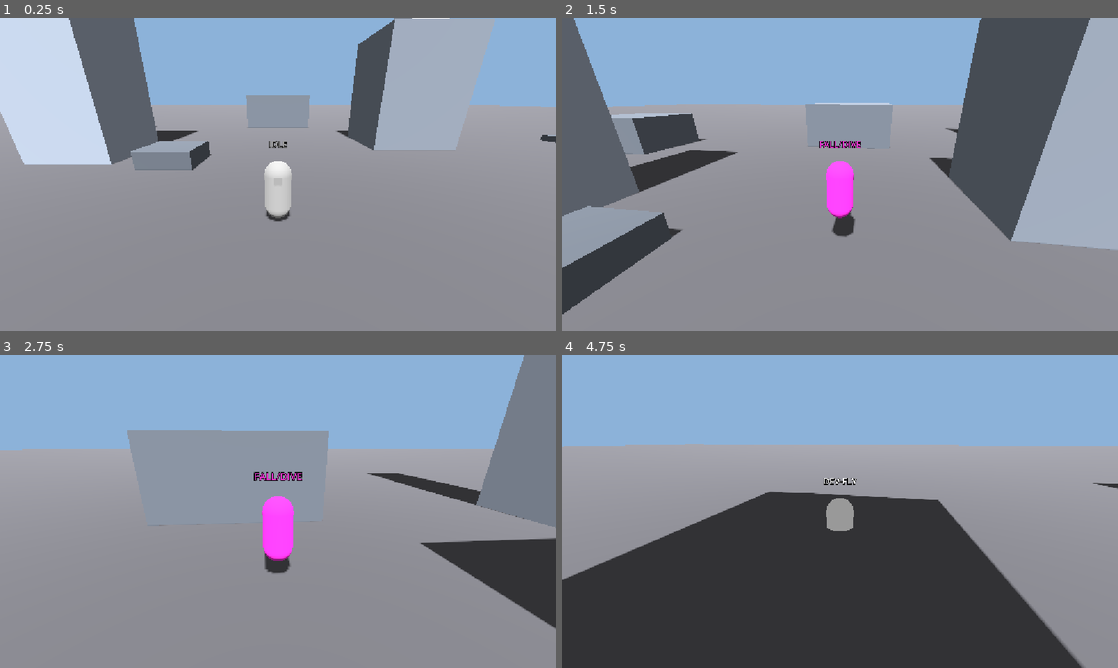
Above: before the commit, frames 1-4 (two rows, left to right).
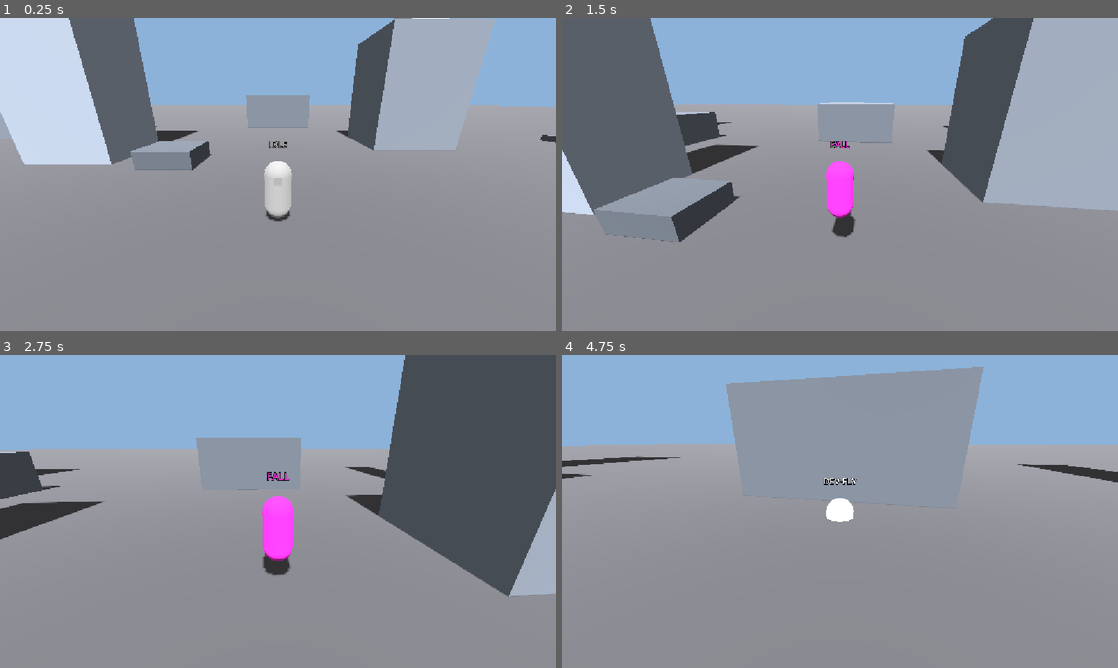
Above: after the commit, the same moments.

Repository: chesta132/spider-physics
Game: Godot game, scene res://scenes/main.tscn
Same seed, same stepped clock (60 frames per second), same inputs: the game is played once before the commit and once after it.
Inputs (mouse positions are in pixels of both pictures, inside the frame that each line leads up to):
- Up to frame 1 (0.25 s): no input
- Up to frame 2 (1.5 s): tap Enter at 0.5 s; move the mouse to (867, 174) at 0.52 s; hold Shift (fast_dive) 0.53-1.28 s; hold W (move_forward) from 0.53 s (still down); click (867, 174) at 0.67 s; tap Space (jump) at 0.77, 0.8, 1.07, 1.35 s; move the mouse to (812, 174) at 1.27 s
- Up to frame 3 (2.75 s): keep holding W (move_forward); tap Space (jump) at 1.52, 1.82, 2.3 s; tap Shift (fast_dive) at 1.55 s; move the mouse to (289, 505) at 2.02 s; hold Mouse wheel up (cam_zoom_in) from 2.03 s (still down)
- Up to frame 4 (4.75 s): keep holding W (move_forward); move the mouse to (834, 517) at 2.77 s; release Mouse wheel up (cam_zoom_in) at 2.78 s; tap Mouse wheel down (cam_zoom_out) at 2.85 s; click (834, 517) at 2.92 s; tap Space (jump) at 3.02, 3.32, 3.77, 3.8, 4.07, 4.52 s; tap Shift (fast_dive) at 3.05, 4.55 s; move the mouse to (878, 514) at 3.52 s; hold Shift (fast_dive) 3.53-4.28 s; tap F4 (debug_fly) at 4.15 s; move the mouse to (795, 508) at 4.27 s; click (795, 508) at 4.35 s

The runs differ from the first frame. In frame 2, 21% of the frame differs, in the area x 0-100%, y 0-95%; in frame 3, 26%; in frame 4, 52%, in the area x 0-100%, y 3-100%.

Commit message:
Step 2 complete: super jump, normal/fast dive, and landing state

Diff:
--- a/scripts/main.gd
+++ b/scripts/main.gd
@@ -11,6 +11,7 @@
 	[-6, 6, 3, 1.0, 3],
 	[-20, -8, 6, 3, 6],
 	[26, 4, 4, 0.5, 10],
+	[-30, 0, 8, 40, 8],  # tall platform for high super-jump dives (Step 2)
 ]
 
 
--- a/scripts/physics_hud.gd
+++ b/scripts/physics_hud.gd
@@ -79,22 +79,24 @@
 	var a: Vector3 = _p.accel
 	var r: Vector3 = _p.global_position
 	var m := CTRL.MASS
+	var ke := 0.5 * m * v.length_squared()
+	var ug := m * CTRL.G * r.y
 	var lines := PackedStringArray()
 	lines.append("PHYSICS [F3]   state: %s" % CTRL.STATE_NAMES[_p.state])
 	lines.append("Position r = (%.2f, %.2f, %.2f) m" % [r.x, r.y, r.z])
 	lines.append("Velocity v = (%.2f, %.2f, %.2f) m/s   |v| = %.2f m/s" % [v.x, v.y, v.z, v.length()])
 	lines.append("Acceleration a = (%.2f, %.2f, %.2f) m/s^2" % [a.x, a.y, a.z])
 	lines.append("Momentum p = m v = (%.0f, %.0f, %.0f) kg m/s" % [m * v.x, m * v.y, m * v.z])
-	lines.append("Kinetic K = %.0f J   Gravitational U = %.0f J (ref y=0)" % [0.5 * m * v.length_squared(), m * CTRL.G * r.y])
-	lines.append("Forces: F_g %.0f N  F_N %.0f N  F_app %.0f N  F_d %.0f N" % [_p.f_g.length(), _p.f_n.length(), _p.f_app.length(), _p.f_d.length()])
-	lines.append("Net sum F = %.0f N   |a| = %.2f m/s^2" % [_p.net.length(), a.length()])
-	lines.append("Last jump impulse J = %.0f N s" % _p.last_impulse.length())
+	lines.append("Energy K = %.0f J   U = %.0f J   E = K+U = %.0f J   lost to drag = %.0f J" % [ke, ug, ke + ug, _p.drag_loss])
+	lines.append("Forces: F_g %.0f  F_N %.0f  F_app %.0f  F_d %.0f  net %.0f N" % [_p.f_g.length(), _p.f_n.length(), _p.f_app.length(), _p.f_d.length(), _p.net.length()])
+	lines.append("Last event: %s   J = %.0f N s   peak F_N = %.0f N" % [_p.last_event, _p.last_impulse.length(), _p.peak_fn])
 	lines.append("Circular motion a_c = v^2/r: dormant (swing not built yet)")
 	if DEV:
 		var col := "none"
 		if _p.get_slide_collision_count() > 0:
 			col = str(_p.get_slide_collision(0).get_normal().snapped(Vector3.ONE * 0.01))
-		lines.append("DEV grounded=%s airborne=%s fly=%s sprint=%s" % [_p.grounded, not _p.grounded, _p.fly, _p.sprint])
+		lines.append("DEV grounded=%s airborne=%s fly=%s sprint=%s charging=%s" % [_p.grounded, not _p.grounded, _p.fly, _p.sprint, _p.charging])
+		lines.append("DEV diving=%s fast=%s air_peak=%.2f m landing=%s" % [_p.diving, _p.fast, _p.air_peak, _p.landing])
 		lines.append("DEV collision normal: %s   floor normal: %s" % [col, _p.get_floor_normal().snapped(Vector3.ONE * 0.01)])
 		lines.append("DEV FPS %d   physics %d tick/s   frame %d" % [Engine.get_frames_per_second(), Engine.physics_ticks_per_second, Engine.get_physics_frames()])
 	_text.text = "\n".join(lines)
--- a/scripts/player_controller.gd
+++ b/scripts/player_controller.gd
@@ -1,24 +1,38 @@
 extends CharacterBody3D
-## Physics movement controller (Step 1: idle, walk, run, jump, fall, dev fly).
-## Each step sums explicit forces, integrates velocity, then move_and_slide resolves contacts.
-## Child "Visual" is cosmetic only. Its "Body" mesh is recolored per state. Swap the rigged model in later.
-
-enum State { IDLE, WALK, RUN, JUMP, FALL, FLY }
-const STATE_NAMES := ["IDLE", "WALK", "RUN", "JUMP", "FALL/DIVE", "DEV-FLY"]
+## Physics movement controller.
+## Step 1: idle, walk, run, jump, fall, dev fly. Step 2: charged super jump, dive and fast dive,
+## and a Landing state after heavy drops. Each step sums explicit forces, integrates velocity, then
+## move_and_slide resolves contacts. Godot's solver owns the touchdown; this script only reads it.
+## Child "Visual" is cosmetic only; its "Body" mesh is recolored per state.
+
+enum State { IDLE, WALK, RUN, JUMP, FALL, FLY, CHARGE, SUPER, DIVE, FAST_DIVE, LAND }
+const STATE_NAMES := ["IDLE", "WALK", "RUN", "JUMP", "FALL", "DEV-FLY", "CHARGE", "SUPER JUMP", "DIVE", "FAST DIVE", "LAND"]
 const STATE_COLORS := [
 	Color(0.6, 0.6, 0.6), Color(0.2, 0.8, 0.3), Color(1.0, 0.55, 0.0),
 	Color(0.2, 0.8, 1.0), Color(0.9, 0.2, 0.8), Color(1.0, 1.0, 1.0),
+	Color(1.0, 0.9, 0.1), Color(0.6, 0.1, 1.0), Color(0.1, 0.3, 1.0),
+	Color(1.0, 0.1, 0.1), Color(0.5, 0.3, 0.1),
 ]
 
 const MASS := 70.0           # kg
 const G := 9.8               # m/s^2
 const WALK_SPEED := 5.0      # m/s
 const RUN_SPEED := 9.0       # m/s
-const MU_GRIP := 6.5         # ground grip coefficient (game tuning, not rubber-on-concrete). Caps traction.
-const GRIP_ACCEL := MU_GRIP * G  # m/s^2, max ground accel or brake; 5 m/s stop ~0.08 s, 9 m/s ~0.14 s
-const AIR_ACCEL := 2.0       # m/s^2, air steering force cap
-const JUMP_HEIGHT := 1.2     # m
-const DRAG_K := 0.3          # kg/m, F_d = k |v| v  (0.5 * rho 1.2 * Cd 1.0 * A 0.5)
+const MU_GRIP := 6.5         # ground grip coefficient (game tuning). Caps traction.
+const GRIP_ACCEL := MU_GRIP * G  # m/s^2, max ground accel or brake
+const AIR_ACCEL := 2.0       # m/s^2, air steering outside a dive
+const JUMP_HEIGHT := 1.2     # m, tap jump apex
+const SUPER_HEIGHT := 10.0   # m, full-charge apex
+const SUPER_HORIZ := 8.0     # m/s, horizontal launch speed when WASD held at release
+const CHARGE_TIME := 1.0     # s, hold time for full charge
+const TAP_TIME := 0.2        # s, a shorter hold is a normal jump
+const CONTACT_T := 0.05      # s, push-off contact time; launch force = J / CONTACT_T
+const DRAG_K := 0.3          # kg/m, normal air drag: F_d = k |v| v
+const DRAG_K_FAST := 0.15    # kg/m, fast dive: smaller effective cross-section
+const DIVE_DROP := 2.0       # m below the air peak before a dive begins
+const DIVE_STEER := 3.0      # m/s^2, normal dive steering
+const DIVE_STEER_FAST := 1.0 # m/s^2, fast dive steering
+const LAND_DROP := 3.0       # m, a fall this far below the air peak counts as a heavy landing
 const TURN_RATE := 12.0      # 1/s, visual turn smoothing
 const FLY_SPEED := 14.0      # m/s, dev noclip only
 
@@ -34,6 +48,19 @@
 var net := Vector3.ZERO
 var accel := Vector3.ZERO
 var last_impulse := Vector3.ZERO
+var last_event := "none"
+var peak_fn := 0.0           # N, largest normal force from the last launch or touchdown
+var impact_force := 0.0      # N, normal force of the solver's stop on the touchdown frame: m * dv / dt
+var charging := false
+var charge_t := 0.0          # s, how long jump is held on the ground
+var launch_super := false    # true while rising from a super jump
+var landing := false         # true from a heavy touchdown until the player gives input
+var diving := false
+var fast := false
+var air_peak := 0.0          # m, highest point since leaving the ground
+var drag_loss := 0.0         # J, energy removed by air drag since takeoff
+
+var _shown := -1
 
 @onready var visual: Node3D = $Visual
 @onready var state_label: Label3D = $StateLabel
@@ -43,35 +70,117 @@
 	if OS.is_debug_build() and Input.is_action_just_pressed("debug_fly"):
 		fly = not fly
 		velocity = Vector3.ZERO
+		charging = false
+		launch_super = false
+		landing = false
+		drag_loss = 0.0
 	wish = _camera_relative_wish()
 	sprint = Input.is_action_pressed("sprint")
 	if fly:
 		_fly(dt)
 	else:
 		_walk(dt)
-	_set_state(state_for(fly, grounded, velocity.y, wish.length_squared() > 0.01, sprint))
+	_set_state(_refine_state(state_for(fly, grounded, velocity.y, wish.length_squared() > 0.01, sprint)))
 	_turn_visual(dt)
 
 
 func _walk(dt: float) -> void:
+	var was_grounded := grounded
+	grounded = is_on_floor()
+	if grounded:
+		air_peak = global_position.y
+	else:
+		air_peak = maxf(air_peak, global_position.y)  # highest point of the arc, for the dive threshold
+
+	# Landing is opposite of idle: any movement or jump input ends it.
+	if wish.length_squared() > 0.01 or Input.is_action_just_pressed("jump"):
+		landing = false
+
 	var want := wish * (RUN_SPEED if sprint else WALK_SPEED)
-	grounded = is_on_floor()
+	diving = not grounded and velocity.y < 0.0 and air_peak - global_position.y >= DIVE_DROP
+	fast = diving and Input.is_action_pressed("fast_dive")
+
+	# Jump: a press starts a charge on the ground. The release picks tap jump or super jump.
+	if grounded and Input.is_action_just_pressed("jump"):
+		charging = true
+		charge_t = 0.0
+	if charging:
+		if grounded:
+			charge_t += dt
+		else:
+			charging = false  # walked off the edge mid-charge: no launch
+	if charging and Input.is_action_just_released("jump"):
+		_launch()
+
+	if charging:
+		want = Vector3.ZERO  # crouch-charge: brake horizontally, WASD only sets the launch direction
 	f_g = Vector3(0, -MASS * G, 0)
-	f_n = Vector3(0, MASS * G, 0) if grounded else Vector3.ZERO
-	# Grounded: F_app is ground traction (friction). Airborne: F_app is weak steering only, momentum is kept.
-	f_app = traction(Vector3(velocity.x, 0, velocity.z), want, dt) if grounded else wish * AIR_ACCEL * MASS
-	f_d = drag(velocity)
-	if grounded and Input.is_action_just_pressed("jump"):
-		var dv := jump_speed()
-		velocity.y = dv
-		last_impulse = Vector3(0, MASS * dv, 0)  # Ch.6: J = m dv
+	if grounded:
+		f_n = Vector3(0, MASS * G, 0)
+		f_app = traction(Vector3(velocity.x, 0, velocity.z), want, dt)
+	else:
+		f_n = Vector3.ZERO
+		var steer := DIVE_STEER_FAST if fast else (DIVE_STEER if diving else AIR_ACCEL)
+		f_app = wish * steer * MASS
+	f_d = drag(velocity, DRAG_K_FAST if fast else DRAG_K)
 	net = f_g + f_n + f_app + f_d
 	accel = net / MASS
 	velocity += accel * dt
-	move_and_slide()
-	grounded = is_on_floor()
-	if grounded and velocity.y < 0.0:
-		velocity.y = 0.0
+	if not grounded:
+		drag_loss += -f_d.dot(velocity) * dt
+	var pre_vy := velocity.y
+	move_and_slide()  # the solver stops the body on the floor; nothing below writes velocity.y
+	var now_grounded := is_on_floor()
+	if was_grounded and not now_grounded:
+		air_peak = global_position.y  # takeoff
+	if now_grounded and not was_grounded:
+		impact_force = 0.0
+		if pre_vy < -0.5:
+			impact_force = MASS * absf(velocity.y - pre_vy) / dt  # FBD spike: the solver's stop, shown not integrated
+			_touchdown(-pre_vy, air_peak - global_position.y)
+	grounded = now_grounded
+	if not grounded:
+		landing = false
+
+
+func _launch() -> void:
+	charging = false
+	landing = false
+	var tap := charge_t < TAP_TIME
+	var charge := 0.0 if tap else clampf(charge_t / CHARGE_TIME, 0.0, 1.0)
+	var old_v := velocity
+	velocity.y = speed_for_height(super_height(charge))
+	if not tap and wish.length_squared() > 0.01:
+		velocity.x = wish.x * SUPER_HORIZ
+		velocity.z = wish.z * SUPER_HORIZ
+	grounded = false  # skip this frame's ground traction so the launch velocity stays intact
+	launch_super = not tap
+	last_impulse = MASS * (velocity - old_v)  # Ch.6: J = m dv
+	peak_fn = MASS * G + last_impulse.length() / CONTACT_T
+	last_event = "Jump" if tap else "Super jump"
+	air_peak = global_position.y
+	drag_loss = 0.0
+
+
+func _touchdown(impact: float, drop: float) -> void:
+	last_impulse = Vector3(0, MASS * impact, 0)  # Ch.6: J = m dv, the ground removes this momentum
+	peak_fn = MASS * G + impact_force
+	launch_super = false
+	landing = drop >= LAND_DROP
+	last_event = "Landing"
+
+
+func _refine_state(s: State) -> State:
+	if grounded and landing:
+		return State.LAND
+	if charging:
+		return State.CHARGE
+	if not grounded and (s == State.JUMP or s == State.FALL):
+		if diving:
+			return State.FAST_DIVE if fast else State.DIVE
+		if launch_super and velocity.y > 0.0:
+			return State.SUPER
+	return s
 
 
 func _fly(dt: float) -> void:
@@ -98,10 +207,18 @@
 
 
 func _set_state(s: State) -> void:
-	if s == state and state_label.text == STATE_NAMES[s]:
+	var label: String = STATE_NAMES[s]
+	if s == State.CHARGE:
+		var n := roundi(clampf(charge_t / CHARGE_TIME, 0.0, 1.0) * 10.0)
+		var bar := ""
+		for i in 10:
+			bar += "#" if i < n else "-"
+		label += "  [" + bar + "]"
+	state = s
+	state_label.text = label
+	if s == _shown:
 		return
-	state = s
-	state_label.text = STATE_NAMES[s]
+	_shown = s
 	state_label.modulate = STATE_COLORS[s]
 	var mat := StandardMaterial3D.new()
 	mat.albedo_color = STATE_COLORS[s]
@@ -128,12 +245,20 @@
 	return dv * MASS / dt
 
 
-static func drag(v: Vector3) -> Vector3:
-	return -DRAG_K * v.length() * v
+static func drag(v: Vector3, k: float = DRAG_K) -> Vector3:
+	return -k * v.length() * v
+
+
+static func speed_for_height(h: float) -> float:
+	return sqrt(2.0 * G * h)
 
 
 static func jump_speed() -> float:
-	return sqrt(2.0 * G * JUMP_HEIGHT)
+	return speed_for_height(JUMP_HEIGHT)
+
+
+static func super_height(charge: float) -> float:
+	return lerpf(JUMP_HEIGHT, SUPER_HEIGHT, charge)
 
 
 static func state_for(fly_on: bool, on_floor: bool, vy: float, moving: bool, run: bool) -> State:
--- a/tests/step1_check.gd
+++ b/tests/step1_check.gd
@@ -130,6 +130,8 @@
 	for i in 3:
 		await physics_frame
 	Input.action_release("jump")
+	for i in 2:  # jump fires on release in Step 2: one frame to launch, one to report
+		await physics_frame
 	check("jump enters JUMP state, v_y ~ sqrt(2gh), impulse = m*v_y", p.state == PC.State.JUMP and absf(p.last_impulse.y - PC.MASS * PC.jump_speed()) < 1.0)
 
 	print("RESULT: ", "ALL PASS" if fails == 0 else "%d FAIL" % fails)
--- /dev/null
+++ b/tests/step2_check.gd
@@ -0,0 +1,84 @@
+extends SceneTree
+## Step 2 checks: super jump charge, dive and fast dive, heavy-landing state.
+## Run: godot --headless -s tests/step2_check.gd
+
+const PC := preload("res://scripts/player_controller.gd")
+var fails := 0
+var main: Node
+var p: CharacterBody3D
+
+
+func check(label: String, ok: bool) -> void:
+	print(("PASS " if ok else "FAIL ") + label)
+	if not ok:
+		fails += 1
+
+
+## Hold jump for hold_frames, release, then run until the body is back on the floor.
+func jump(hold_frames: int, shift_in_dive: bool) -> Dictionary:
+	var out := {"apex": 0.0, "dive_seen": false, "fast_seen": false, "dive_speed": 0.0,
+		"peak_fn": 0.0, "land_state": false, "drag_loss": 0.0, "landed": false}
+	var start_y := p.global_position.y
+	Input.action_press("jump")
+	for i in hold_frames:
+		await physics_frame
+	Input.action_release("jump")
+	for i in 900:
+		await physics_frame
+		out.apex = maxf(out.apex, p.global_position.y - start_y)
+		if shift_in_dive:
+			if p.state == PC.State.DIVE or p.state == PC.State.FAST_DIVE:
+				Input.action_press("fast_dive")
+			else:
+				Input.action_release("fast_dive")
+		if p.state == PC.State.DIVE or p.state == PC.State.FAST_DIVE:
+			out.dive_seen = true
+			out.dive_speed = maxf(out.dive_speed, -p.velocity.y)
+		if p.state == PC.State.FAST_DIVE:
+			out.fast_seen = true
+		out.peak_fn = maxf(out.peak_fn, maxf(p.f_n.length(), p.impact_force))
+		if p.state == PC.State.LAND:
+			out.land_state = true
+		if out.apex > 0.3 and p.is_on_floor():
+			out.landed = true
+			out.drag_loss = p.drag_loss
+			break
+	Input.action_release("fast_dive")
+	for i in 60:  # let the body settle before the next jump
+		await physics_frame
+	return out
+
+
+func _initialize() -> void:
+	check("super height 1.2 m at zero charge", absf(PC.super_height(0.0) - 1.2) < 1e-6)
+	check("super height 10 m at full charge", absf(PC.super_height(1.0) - 10.0) < 1e-6)
+	check("fast dive drag below normal drag", PC.DRAG_K_FAST < PC.DRAG_K)
+	check("fast dive terminal speed above normal", sqrt(PC.MASS * PC.G / PC.DRAG_K_FAST) > sqrt(PC.MASS * PC.G / PC.DRAG_K))
+	check("LAND state has its own color", PC.STATE_COLORS[PC.State.LAND] != PC.STATE_COLORS[PC.State.WALK])
+
+	main = load("res://scenes/main.tscn").instantiate()
+	root.add_child(main)
+	p = main.get_node("Player")
+	for i in 120:
+		await physics_frame
+
+	var tap: Dictionary = await jump(3, false)
+	check("tap jump apex 1.2 m (got %.2f)" % tap.apex, absf(tap.apex - PC.JUMP_HEIGHT) < 0.15)
+	check("tap jump does not enter LAND (drop under %.1f m)" % PC.LAND_DROP, not tap.land_state)
+
+	var sup: Dictionary = await jump(60, false)
+	print("super apex %.2f m, dive speed %.2f m/s, peak F_N %.0f N, drag loss %.0f J, LAND %s" % [sup.apex, sup.dive_speed, sup.peak_fn, sup.drag_loss, sup.land_state])
+	check("full-charge super jump apex ~10 m (got %.2f)" % sup.apex, absf(sup.apex - PC.SUPER_HEIGHT) < 1.5)
+	check("super jump enters DIVE after 2 m drop", sup.dive_seen)
+	check("super jump lands on floor", sup.landed)
+	check("heavy landing enters LAND state", sup.land_state)
+	check("heavy landing measured peak F_N above 2x weight (got %.0f N)" % sup.peak_fn, sup.peak_fn > 2.0 * PC.MASS * PC.G)
+	check("air drag removed energy during fall (%.0f J)" % sup.drag_loss, sup.drag_loss > 0.0)
+
+	var fast: Dictionary = await jump(60, true)
+	print("fast dive speed %.2f m/s vs normal %.2f m/s" % [fast.dive_speed, sup.dive_speed])
+	check("holding Shift in dive reaches FAST DIVE", fast.fast_seen)
+	check("fast dive reaches higher speed than normal dive", fast.dive_speed > sup.dive_speed)
+
+	print("RESULT: ", "ALL PASS" if fails == 0 else "%d FAIL" % fails)
+	quit(1 if fails else 0)
Not shown, added: tests/step2_check.gd.uid
